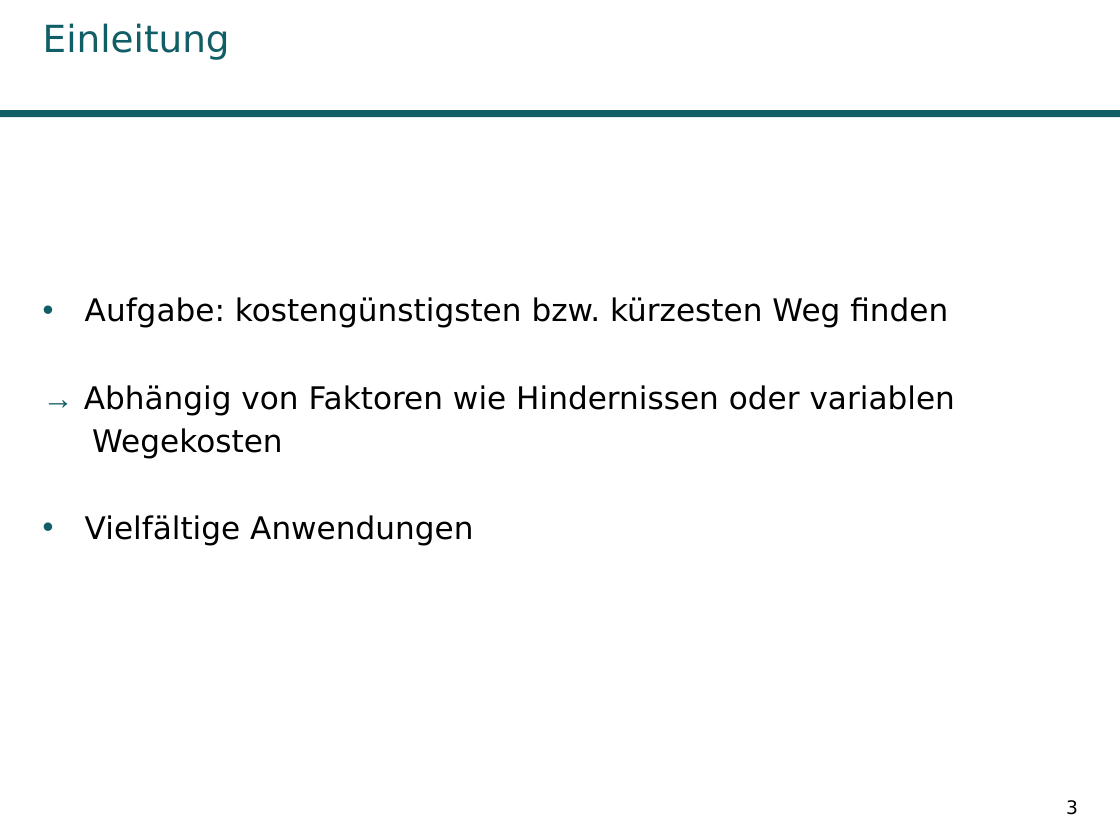
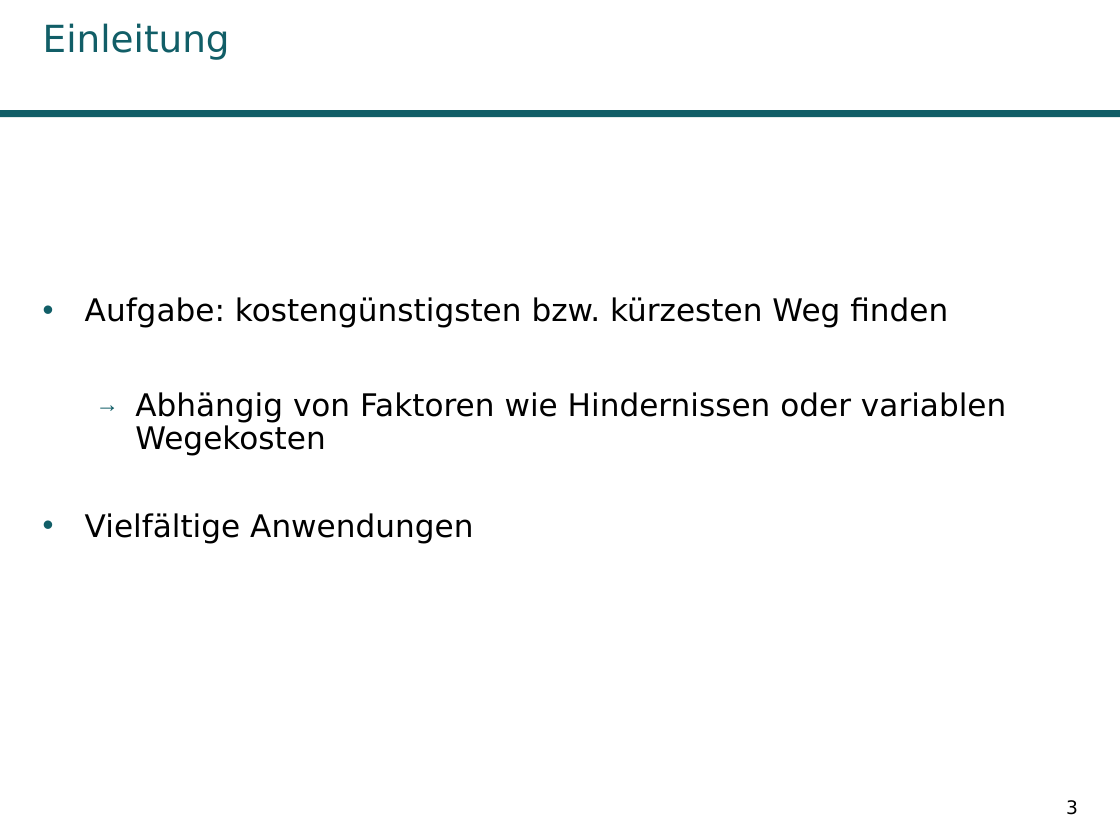
Before and after one commit to Kage0x3B/wissenschaftliches-arbeiten-praesentation, a slide deck: slide 3 of Präsentation Pfadplanungsalgorithmen.odp. Drawn at 1120x840 pixels with LibreOffice and Linux fonts; fonts in the diff are those of the drawing; background and template pictures are left out. Boxes give left, top, right and bottom in pixels: in the first picture for what was removed or moved away, otherwise in the second. Text is boxed around its words. In the diff, an @@ line names an element or a change of style, - is before the commit and + after.

```diff
--- a/Präsentation Pfadplanungsalgorithmen.odp
+++ b/Präsentation Pfadplanungsalgorithmen.odp
@@ text at (135,392,1006,456): text changed @@
-→ Abhängig von Faktoren wie Hindernissen oder variablen
-Wegekosten
+  → Abhängig von Faktoren wie Hindernissen oder variablen Wegekosten
```
Also in this commit, not shown: 12 other slides changed, 1 other file.
